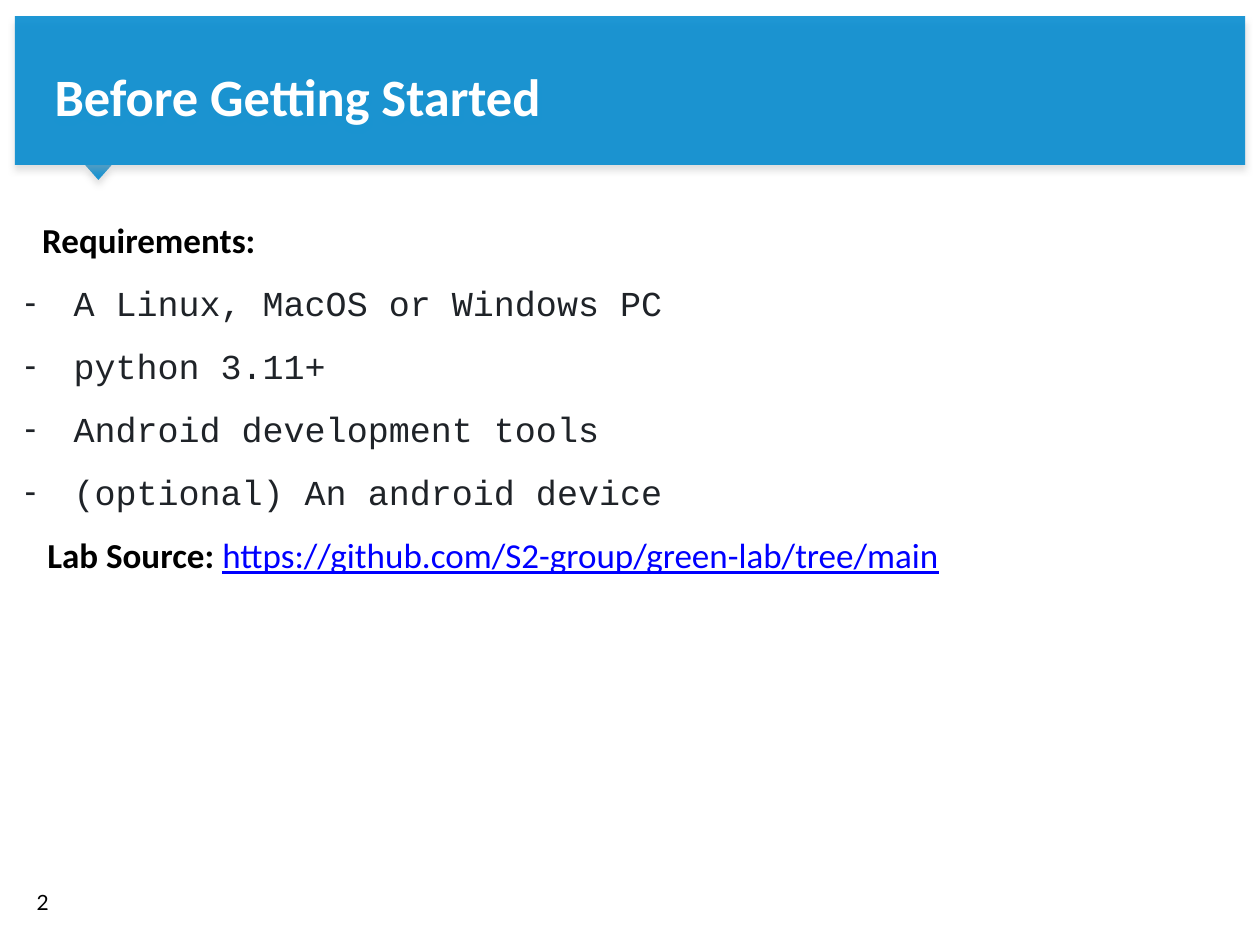
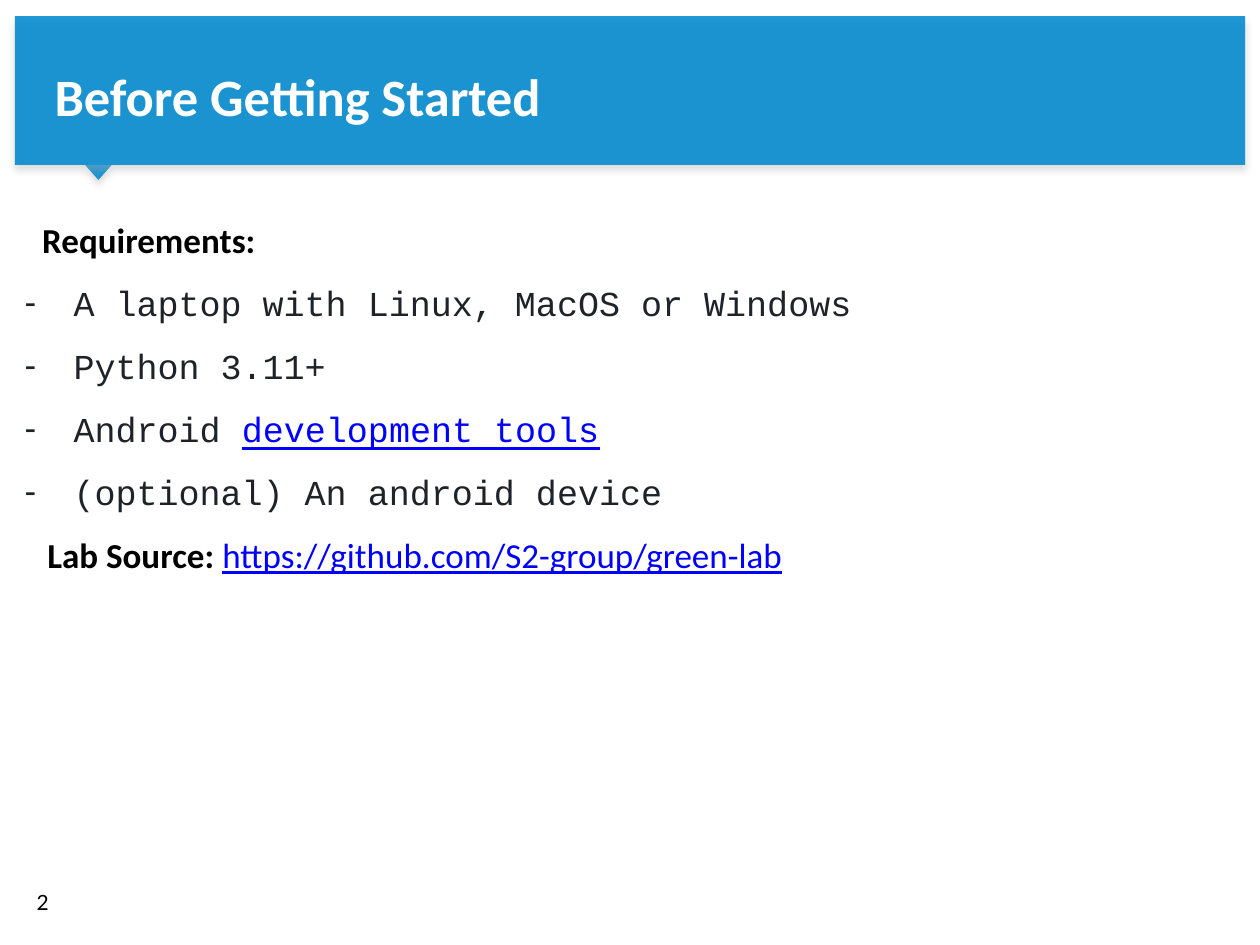
Before and after one commit to S2-group/green-lab, a slide deck: slide 2 of Lab 2/Green Lab - Lab 2.pptx. Drawn at 1260x945 pixels with LibreOffice and Linux fonts; fonts in the diff are those of the drawing; background and template pictures are left out. Boxes give left, top, right and bottom in pixels: in the first picture for what was removed or moved away, otherwise in the second. Text is boxed around its words. In the diff, an @@ line names an element or a change of style, - is before the commit and + after.

```diff
--- a/Lab 2/Green Lab - Lab 2.pptx
+++ b/Lab 2/Green Lab - Lab 2.pptx
@@ text at <box>74,292,851,387</box>: text changed @@
-– A Linux, MacOS or Windows PC
-– python 3.11+
+– A laptop with Linux, MacOS or Windows
+– Python 3.11+
@@ text at <box>74,418,599,450</box>: text colour #1F2328 to #0000FF, underline on in "development tools" @@
@@ text at <box>47,543,781,574</box>: text changed @@
-Lab Source: https://github.com/S2-group/green-lab/tree/main
+Lab Source: https://github.com/S2-group/green-lab
```
Also in this commit, not shown: 4 other slides changed, 2 slides added, 1 other file.
